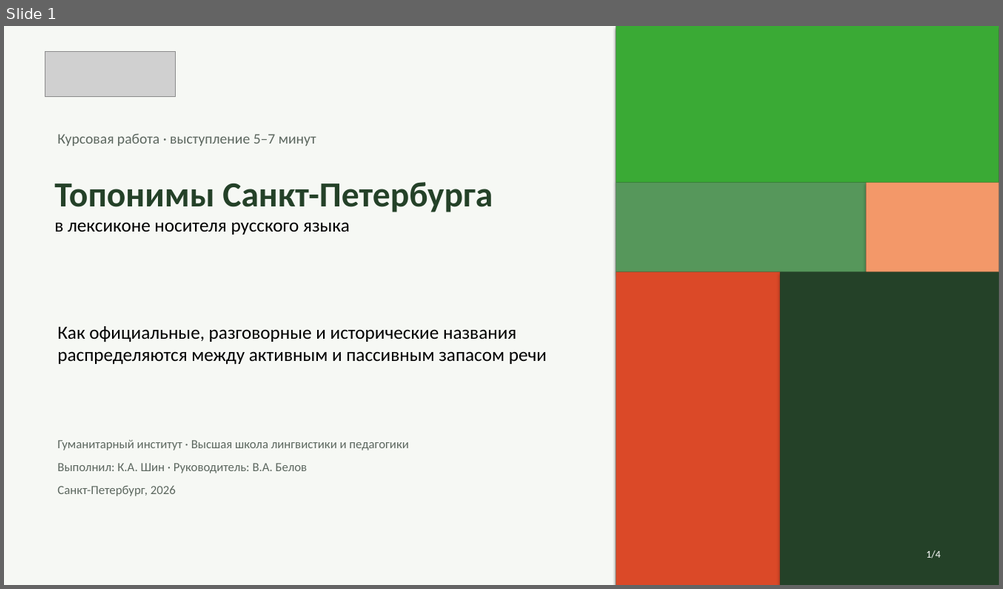
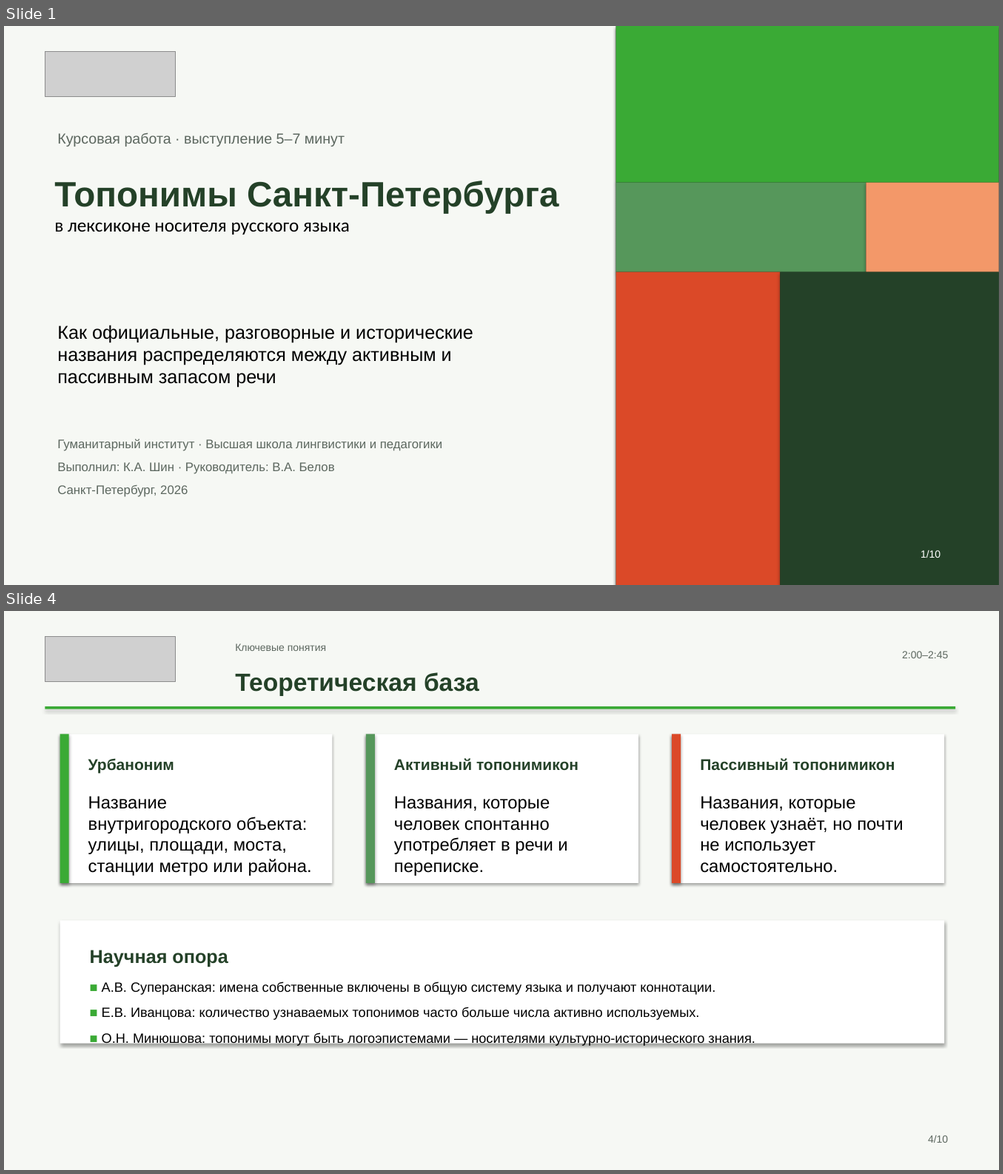
Before and after one commit to mdull2008/project, a slide deck: my_project.pptx. Shown one above the other, each under a label of ours: slide 1 before the commit, slides 1 and 4 after it; the slides between them are not shown. The pictures are 1003x589 and 1003x1174 pixels, drawn with LibreOffice and Linux fonts; fonts in the diff are those of the drawing; grey boxes stand for pictures. Boxes give left, top, right and bottom in pixels: in the first picture for what was removed or moved away, otherwise in the second. Text is boxed around its words. In the diff, an @@ line names an element or a change of style, - is before the commit and + after.

```diff
--- a/my_project.pptx
+++ b/my_project.pptx
@@ slide 4 added at [4, 611, 999, 1170], background #F6F8F4 @@
@@ picture added at [45, 636, 176, 681] @@
@@ text added at [235, 644, 326, 651], 10 pt, text #5C675F @@
+Ключевые понятия
@@ text added at [902, 651, 948, 658], 10 pt, text #5C675F @@
+2:00–2:45
@@ text added at [235, 672, 479, 696], 24 pt, text #244128, bold @@
+Теоретическая база
@@ rectangle added at [45, 706, 956, 709], fill #3AAA35 @@
@@ rectangle added at [60, 734, 333, 883], fill #FFFFFF @@
@@ rectangle added at [60, 734, 69, 883], fill #3AAA35 @@
@@ rectangle added at [366, 734, 638, 883], fill #FFFFFF @@
@@ rectangle added at [366, 734, 375, 883], fill #56975B @@
@@ rectangle added at [671, 734, 944, 883], fill #FFFFFF @@
@@ rectangle added at [671, 734, 680, 883], fill #DB4928 @@
@@ text added at [88, 758, 174, 773], 15 pt, text #244128, bold @@
+Урбаноним
@@ text added at [394, 758, 578, 770], 15 pt, text #244128, bold @@
+Активный топонимикон
@@ text added at [700, 758, 894, 770], 15 pt, text #244128, bold @@
+Пассивный топонимикон
@@ text added at [88, 796, 312, 876], 17 pt, text #000000 @@
+Название внутригородского объекта: улицы, площади, моста, станции метро или района.
@@ text added at [394, 796, 567, 876], 17 pt, text #000000 @@
+Названия, которые человек спонтанно употребляет в речи и переписке.
@@ text added at [700, 796, 902, 873], 17 pt, text #000000 @@
+Названия, которые человек узнаёт, но почти не использует самостоятельно.
@@ rectangle added at [60, 920, 944, 1044], fill #FFFFFF @@
@@ text added at [90, 950, 227, 968], 18 pt, text #244128, bold @@
+Научная опора
@@ text added at [102, 982, 755, 1046], 13 pt, text #000000 @@
+■ А.В. Суперанская: имена собственные включены в общую систему языка и получают коннотации.
+■ Е.В. Иванцова: количество узнаваемых топонимов часто больше числа активно используемых.
+■ О.Н. Минюшова: топонимы могут быть логоэпистемами — носителями культурно-исторического знания.
@@ text added at [928, 1136, 948, 1143], 10 pt, text #5C675F @@
+4/10
@@ slide 1 changed as well @@
@@ text "Топонимы Санкт-Петербурга в лексиконе носителя ..." at [54, 181, 558, 235]: font Calibri to Arial in "Топонимы Санкт-Петербурга" @@
@@ font Calibri to Arial in 3 elements at [57, 133, 344, 147], [57, 325, 473, 388], [57, 439, 442, 497] @@
@@ text at [920, 551, 940, 558]: text changed; font Calibri to Arial @@
-1/4
+1/10
```
Also in this commit, not shown: 2 other slides changed, 6 other slides added, 1 slide removed.
